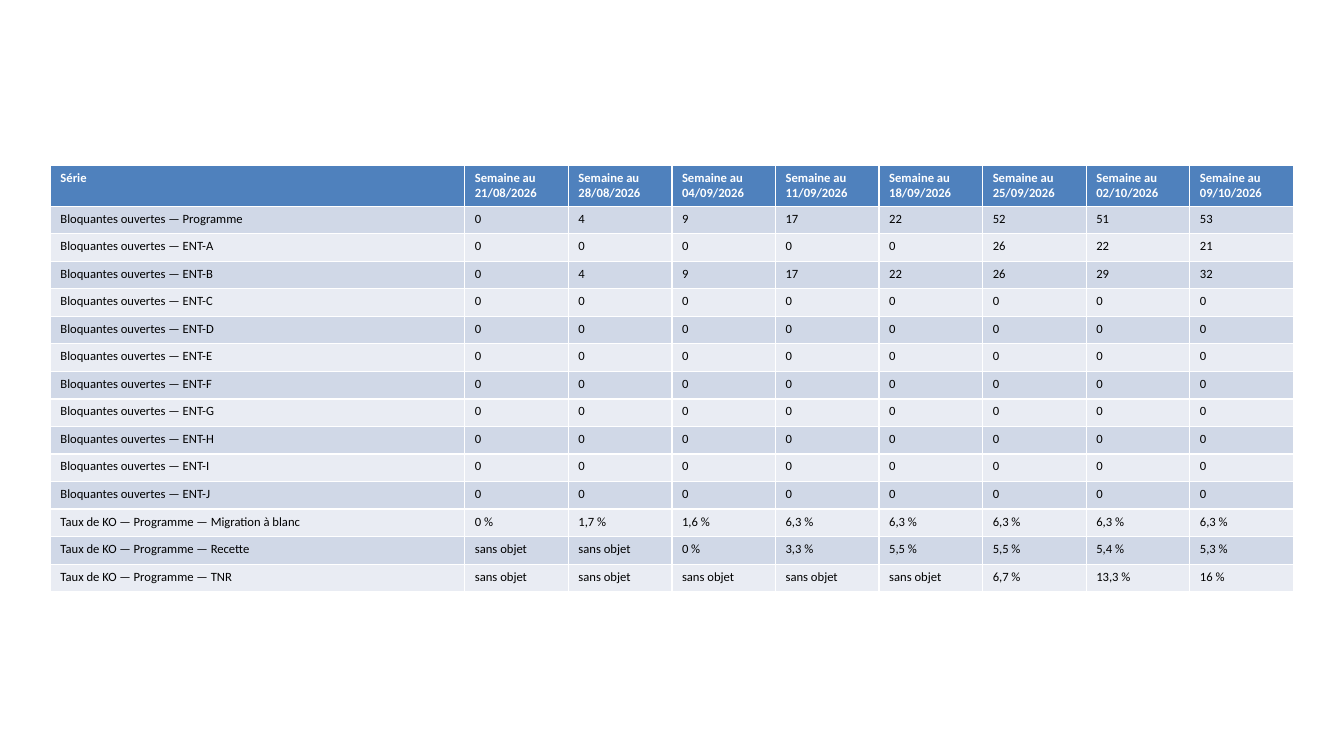
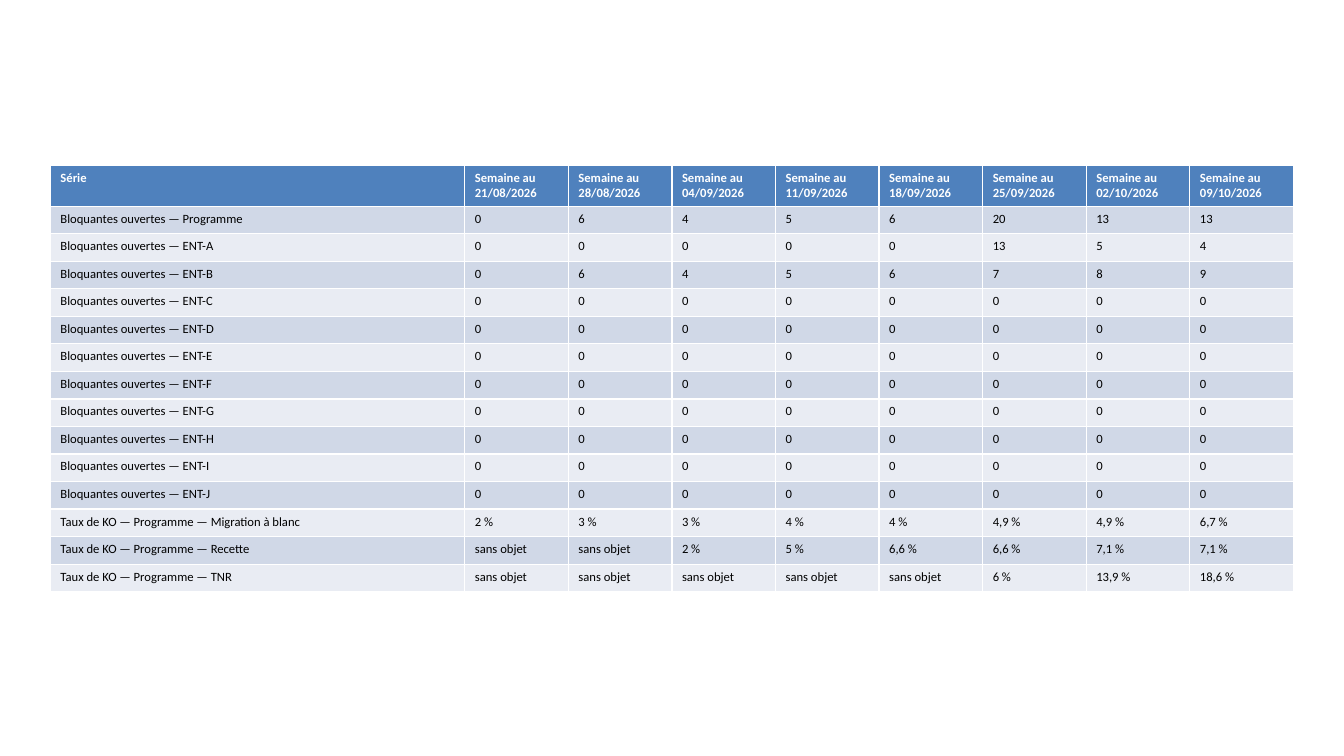
Before and after one commit to Aliquanto3/usine-migration-jira-demo, a slide deck: slide 7 of demo/repli/passage/rapport-2026-10-09.pptx. Drawn at 1344x756 pixels with LibreOffice and Linux fonts; fonts in the diff are those of the drawing. Boxes give left, top, right and bottom in pixels: in the first picture for what was removed or moved away, otherwise in the second. Text is boxed around its words. In the diff, an @@ line names an element or a change of style, - is before the commit and + after.

```diff
--- a/demo/repli/passage/rapport-2026-10-09.pptx
+++ b/demo/repli/passage/rapport-2026-10-09.pptx
@@ table at box(50, 165, 1296, 587) @@
-row 2: Bloquantes ouvertes — Programme | 0 | 4 | 9 | 17 | 22 | 52 | 51 | 53
+row 2: Bloquantes ouvertes — Programme | 0 | 6 | 4 | 5 | 6 | 20 | 13 | 13
-row 3: Bloquantes ouvertes — ENT-A | 0 | 0 | 0 | 0 | 0 | 26 | 22 | 21
+row 3: Bloquantes ouvertes — ENT-A | 0 | 0 | 0 | 0 | 0 | 13 | 5 | 4
-row 4: Bloquantes ouvertes — ENT-B | 0 | 4 | 9 | 17 | 22 | 26 | 29 | 32
+row 4: Bloquantes ouvertes — ENT-B | 0 | 6 | 4 | 5 | 6 | 7 | 8 | 9
-row 13: Taux de KO — Programme — Migration à blanc | 0 % | 1,7 % | 1,6 % | 6,3 % | 6,3 % | 6,3 % | 6,3 % | 6,3 %
+row 13: Taux de KO — Programme — Migration à blanc | 2 % | 3 % | 3 % | 4 % | 4 % | 4,9 % | 4,9 % | 6,7 %
-row 14: Taux de KO — Programme — Recette | sans objet | sans objet | 0 % | 3,3 % | 5,5 % | 5,5 % | 5,4 % | 5,3 %
+row 14: Taux de KO — Programme — Recette | sans objet | sans objet | 2 % | 5 % | 6,6 % | 6,6 % | 7,1 % | 7,1 %
-row 15: Taux de KO — Programme — TNR | sans objet | sans objet | sans objet | sans objet | sans objet | 6,7 % | 13,3 % | 16 %
+row 15: Taux de KO — Programme — TNR | sans objet | sans objet | sans objet | sans objet | sans objet | 6 % | 13,9 % | 18,6 %
```
Also in this commit, not shown: 7 other slides changed, 18 other files.
